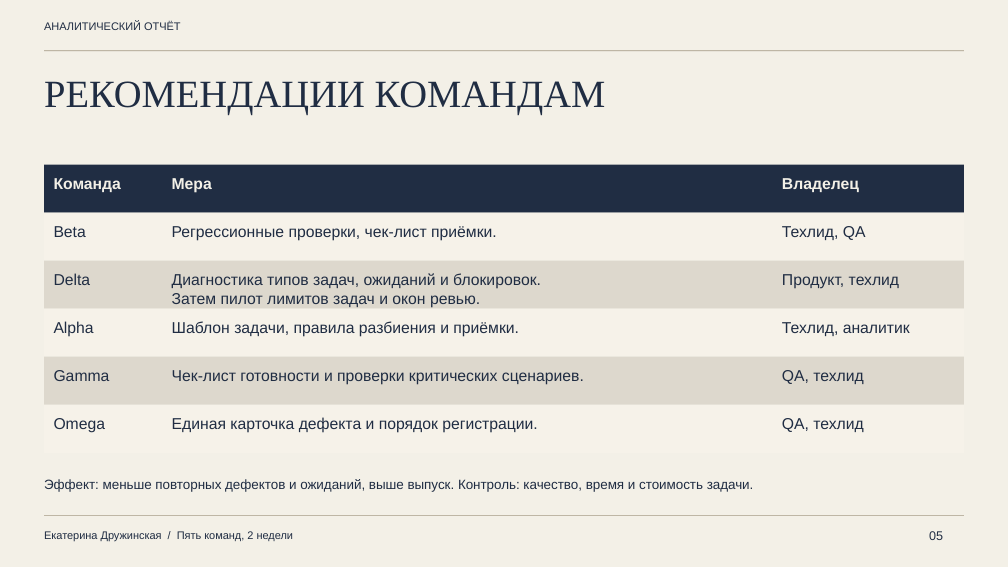
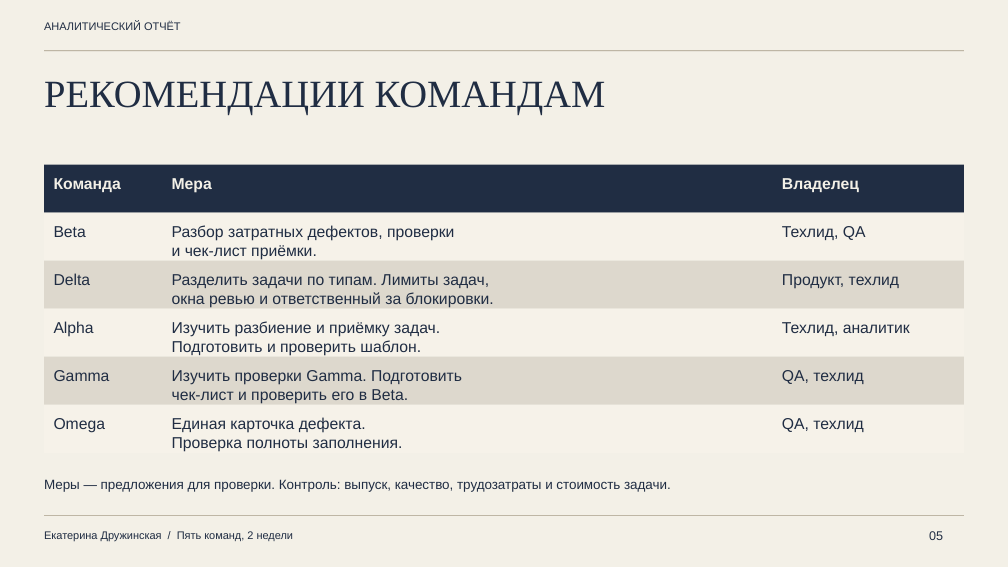
Before and after one commit to druzhinskaia/team-performance-analysis, a slide deck: slide 5 of files/02_presentation.pptx. Drawn at 1008x567 pixels with LibreOffice and Linux fonts; fonts in the diff are those of the drawing. Boxes give left, top, right and bottom in pixels: in the first picture for what was removed or moved away, otherwise in the second. Text is boxed around its words. In the diff, an @@ line names an element or a change of style, - is before the commit and + after.

```diff
--- a/files/02_presentation.pptx
+++ b/files/02_presentation.pptx
@@ text at <box>172,225,454,260</box>: text changed @@
-Регрессионные проверки, чек-лист приёмки.
+Разбор затратных дефектов, проверки
+и чек-лист приёмки.
@@ text at <box>172,274,494,308</box>: text changed @@
-Диагностика типов задач, ожиданий и блокировок.
-Затем пилот лимитов задач и окон ревью.
+Разделить задачи по типам. Лимиты задач,
+окна ревью и ответственный за блокировки.
@@ text at <box>172,321,440,356</box>: text changed @@
-Шаблон задачи, правила разбиения и приёмки.
+Изучить разбиение и приёмку задач.
+Подготовить и проверить шаблон.
@@ text at <box>172,370,462,404</box>: text changed @@
-Чек-лист готовности и проверки критических сценариев.
+Изучить проверки Gamma. Подготовить
+чек-лист и проверить его в Beta.
@@ text at <box>172,417,403,452</box>: text changed @@
-Единая карточка дефекта и порядок регистрации.
+Единая карточка дефекта.
+Проверка полноты заполнения.
@@ text at <box>44,479,671,492</box>: text changed @@
-Эффект: меньше повторных дефектов и ожиданий, выше выпуск. Контроль: качество, время и стоимость задачи.
+Меры — предложения для проверки. Контроль: выпуск, качество, трудозатраты и стоимость задачи.
```
Also in this commit, not shown: 3 other slides changed, 25 other files.
